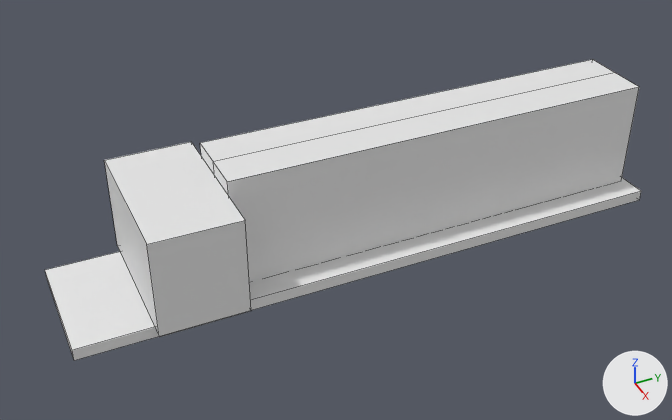
An edit to the Blender file gSources/GT22.blend, drawn before and after from the same camera.
Camera for both pictures: a 50 mm lens placed at (9.31, -4.74, 6.61), pointed at (0.0, -0.42, -0.06). Lighting does not change. The marker at lower right points along +X, +Y and +Z. Mesh edges are drawn as thin lines.

Names of what the first picture shows: 'Body', 'Cab', 'ChassisFrame'.
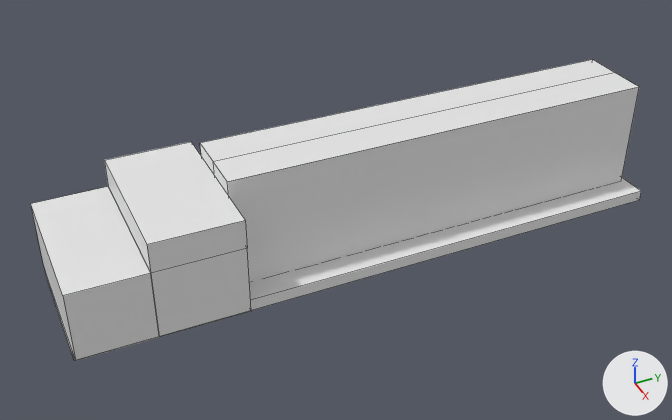
Edits to the bpy script that builds the scene:
```text
Change me_cube_002:
    used by ob_cab; parent = ob_gt22; location = (0.00402, -3.012, 0.529); scale = (1.0, 0.976, 1.0)
    remove me_cube_002.from_pydata(...)  # 8 vertices, 6 faces; spans x -1.0..1.0, y -0.12..1.03, z -1.0..0.3
    add me_cube_002.from_pydata(...)  # 20 vertices, 18 faces; spans x -1.0..1.0, y -1.1..1.03, z -1.0..0.3
    me_cube_002 part 1
    4 faces are deleted
    12 vertices are added at x -1.0..1.0, y -1.1..1.03, z -1.0..-0.08
    16 new faces join them
```

Where the change shows, as pixel boxes [x1, y1, x2, y2] in the pictures (672 x 420 px):
'Cab', reshaped (49% wider, 12% taller)
    before: [104, 142, 251, 337]
    after: [31, 142, 251, 361]
part 1 of me_cube_002, built on
    before: [104, 161, 247, 337]
    after: [31, 161, 247, 361]
